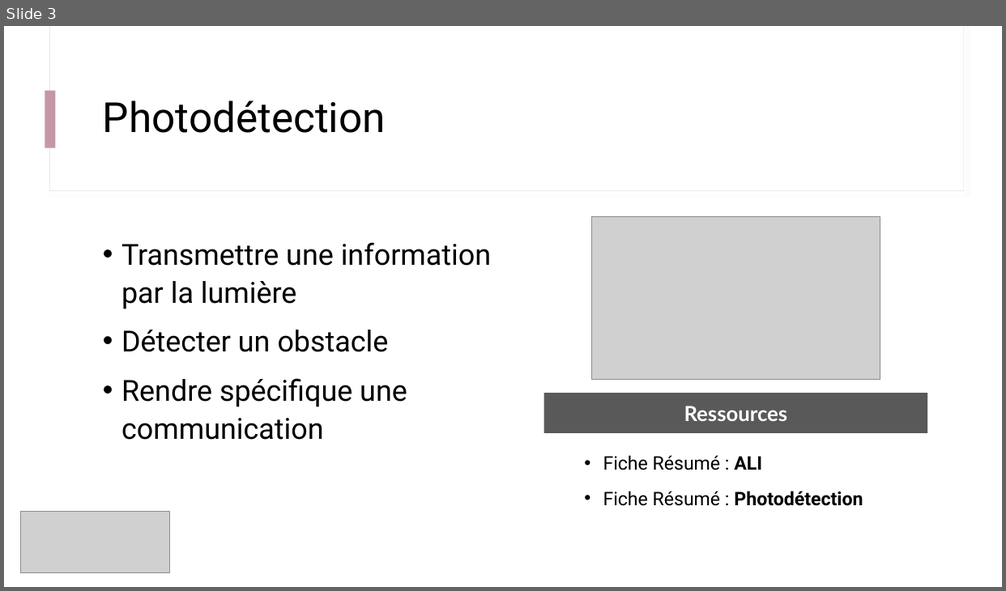
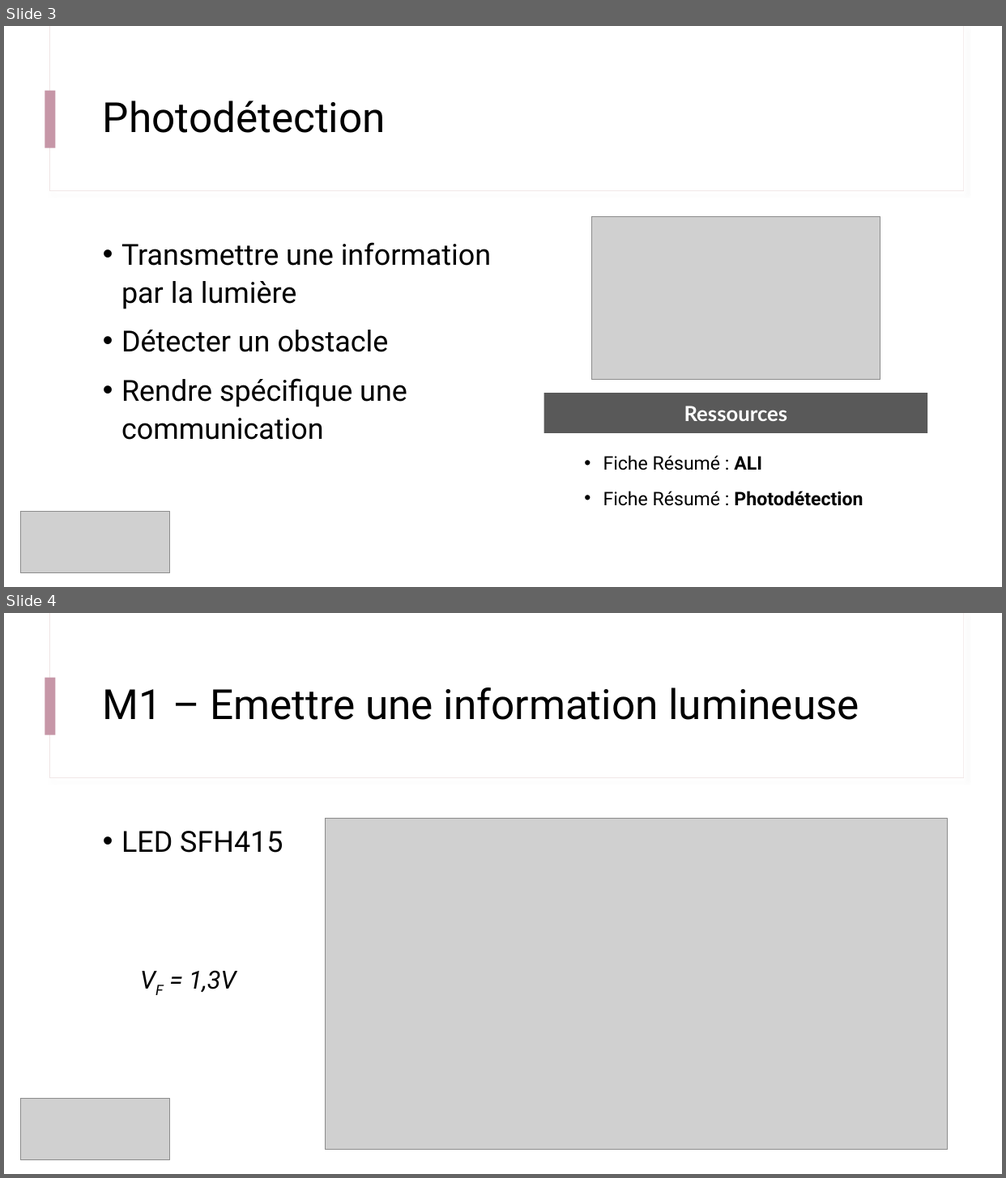
Before and after one commit to IOGS-Digital-Methods/semester-5, a slide deck: CeTI/b3_photodetection/B3_1_Photodetection.pptx. Shown one above the other, each under a label of ours: slide 3 before the commit, slides 3 and 4 after it. The pictures are 1006x591 and 1006x1178 pixels, drawn with LibreOffice and Linux fonts; fonts in the diff are those of the drawing; grey boxes stand for pictures. Boxes give left, top, right and bottom in pixels: in the first picture for what was removed or moved away, otherwise in the second. Text is boxed around its words. In the diff, an @@ line names an element or a change of style, - is before the commit and + after.

```diff
--- a/CeTI/b3_photodetection/B3_1_Photodetection.pptx
+++ b/CeTI/b3_photodetection/B3_1_Photodetection.pptx
@@ slide 4 added at (4, 613, 1002, 1174), background #FFFFFF; not listed: 3 template elements that a slide beside it also shows @@
@@ title added at (103, 688, 859, 720), 40 pt, text #000000 @@
+M1 – Emettre une information lumineuse
@@ text added at (121, 831, 283, 993), 28 pt, text #000000 @@
+• LED SFH415
+  VF = 1,3V
@@ picture added at (325, 818, 948, 1150) @@
@@ picture added at (20, 1099, 170, 1161) @@
```
Also in this commit, not shown: 5 slides changed, 16 other slides added, 2 other files.
